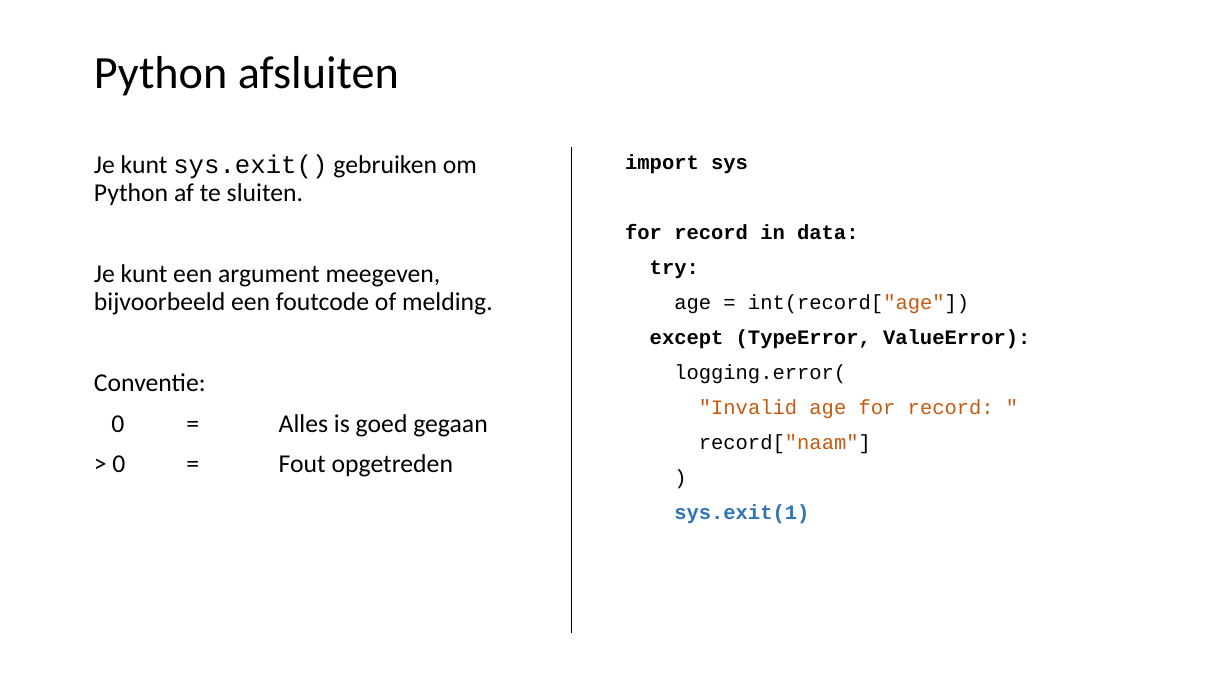
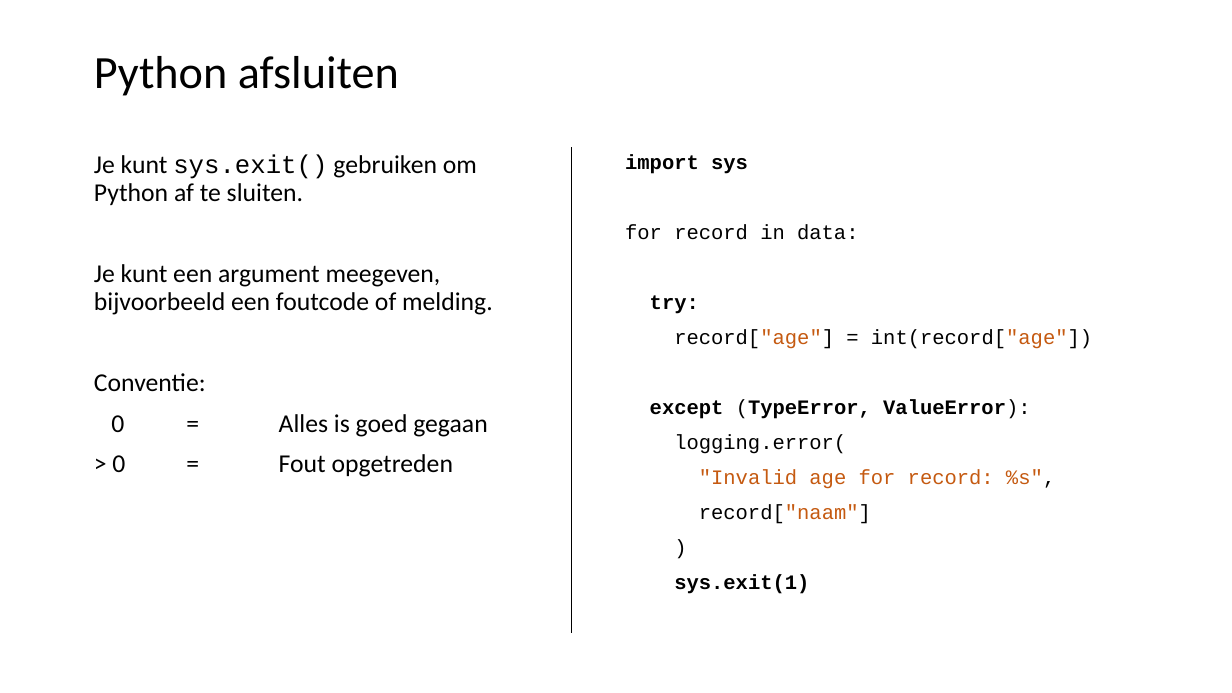
Before and after one commit to LFKoning/knowledge-sharing, a slide deck: slide 43 of python_course/2_production_code/python_cursus_2.pptx. Drawn at 1232x693 pixels with LibreOffice and Linux fonts; fonts in the diff are those of the drawing. Boxes give left, top, right and bottom in pixels: in the first picture for what was removed or moved away, otherwise in the second. Text is boxed around its words. In the diff, an @@ line names an element or a change of style, - is before the commit and + after.

Commit message:
Update Python part 2 slides

```diff
--- a/python_course/2_production_code/python_cursus_2.pptx
+++ b/python_course/2_production_code/python_cursus_2.pptx
@@ text at box(625, 224, 1031, 594): bold off in "for record in data:", "(TypeError, ValueError):"; text colour #2E75B6 to #000000 in "sys.exit(1)" @@
@@ text at box(674, 329, 1092, 349): text changed @@
-age = int(record["age"])
+record["age"] = int(record["age"])
@@ text at box(699, 469, 1055, 489): text changed @@
-"Invalid age for record: "
+"Invalid age for record: %s",
```
Also in this commit, not shown: 6 other slides changed.
